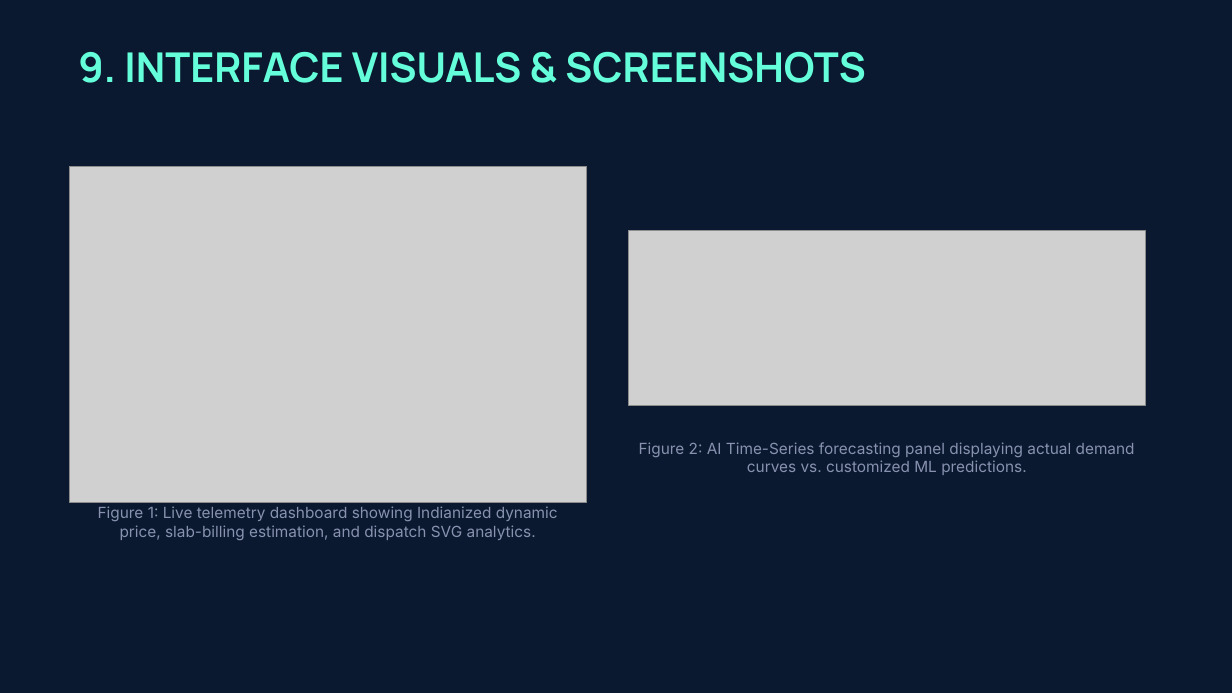
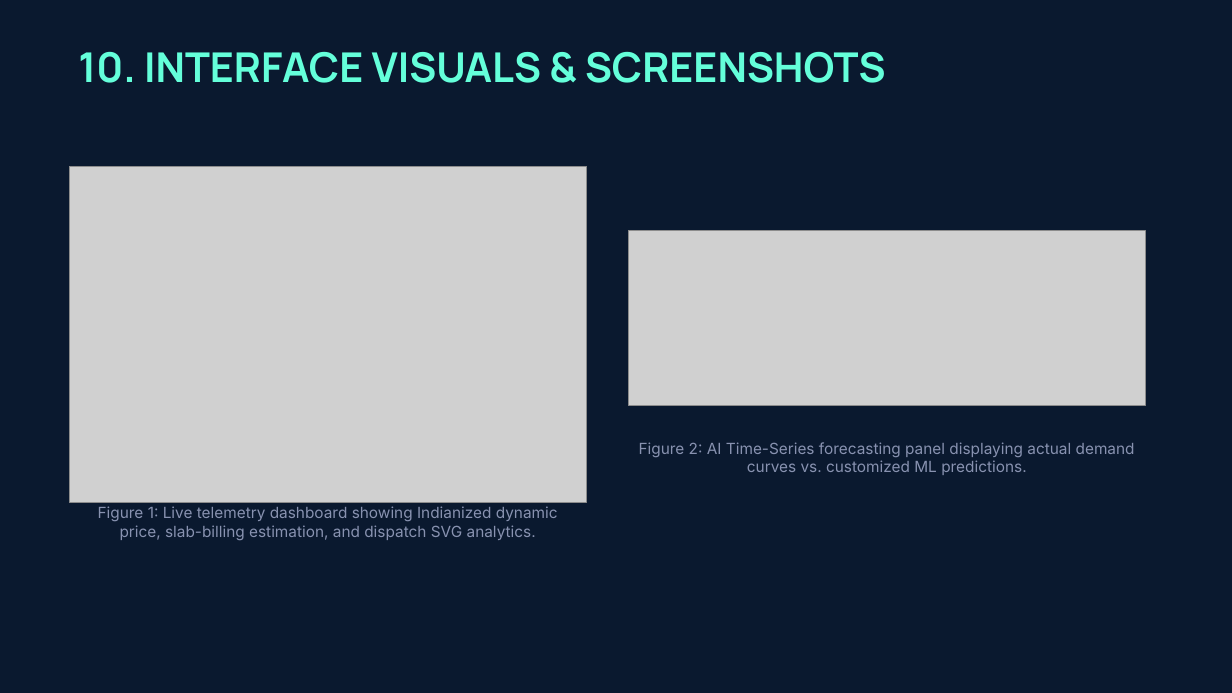
Before and after one commit to shikhasrivastava0574-afk/Smart-Grid-Sync, a slide deck: slide 11 of smart_grid_sync_final_presentation.pptx (slide 10 before the commit). Drawn at 1232x693 pixels with LibreOffice and Linux fonts; fonts in the diff are those of the drawing; grey boxes stand for pictures. Boxes give left, top, right and bottom in pixels: in the first picture for what was removed or moved away, otherwise in the second. Text is boxed around its words. In the diff, an @@ line names an element or a change of style, - is before the commit and + after.

```diff
--- a/smart_grid_sync_final_presentation.pptx
+++ b/smart_grid_sync_final_presentation.pptx
@@ text at (x1=78, y1=52, x2=886, y2=83): text changed @@
-9. INTERFACE VISUALS & SCREENSHOTS
+10. INTERFACE VISUALS & SCREENSHOTS
```
Also in this commit, not shown: 3 other slides changed, 1 slide added, 1 other file.
